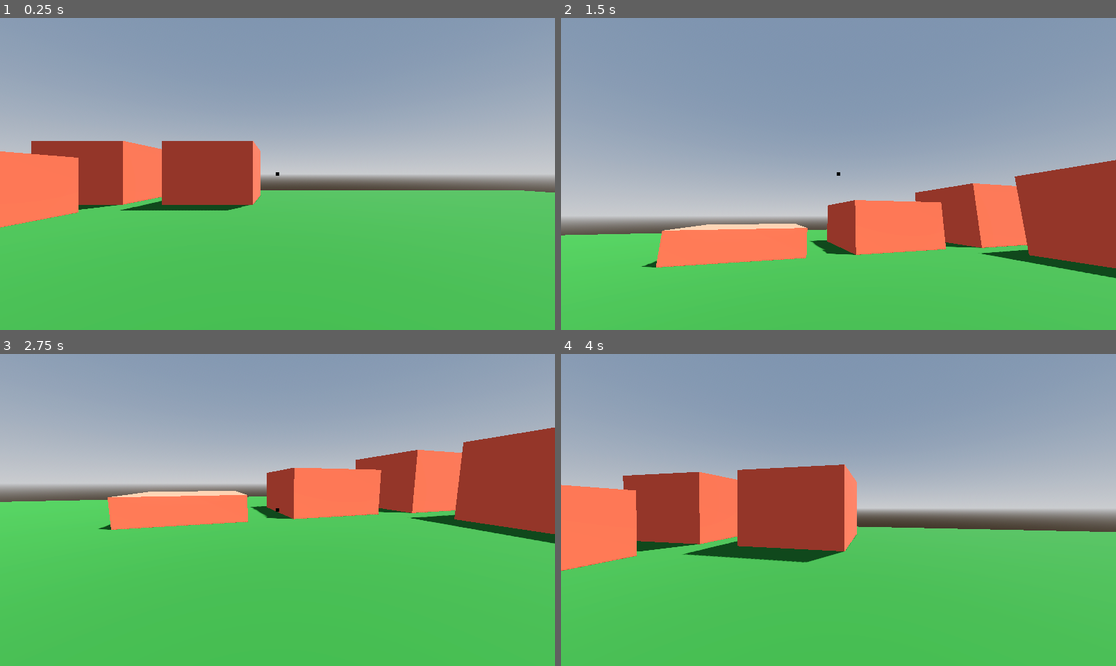
Above: before the commit, frames 1-4 (two rows, left to right).
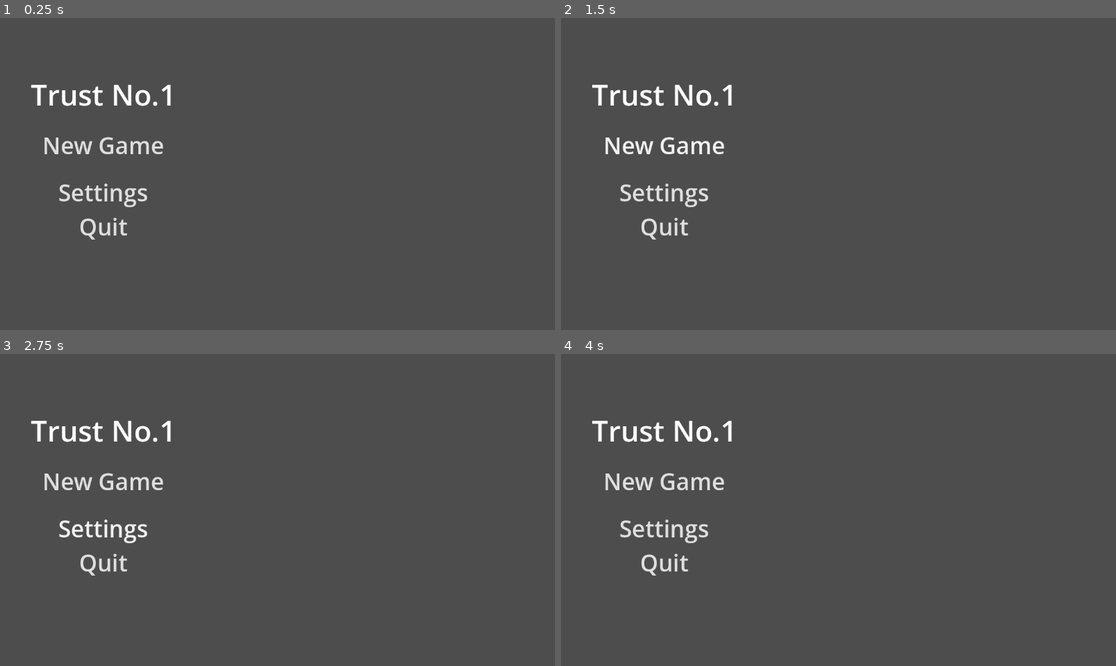
Above: after the commit, the same moments.

Repository: mitchglitchisdabestg/trust-no.-1game-jam
Game: Godot game, scene res://main_menu.tscn
The game is run twice, just before and just after one commit, with the same random seed, the same clock (stepped at 60 frames per second) and the same inputs. Before the commit the project starts from res://Scenes/world/world.tscn.
Inputs (mouse positions are in pixels of both pictures, inside the frame that each line leads up to):
- Up to frame 1 (0.25 s): no input
- Up to frame 2 (1.5 s): click (666, 145) at 0.5 s, where only the run after the commit has a clickable "New Game"; click (666, 145) at 1.25 s, where only the run after the commit has a clickable "New Game"
- Up to frame 3 (2.75 s): click (105, 528) at 2 s, where only the run after the commit has a clickable "Settings"
- Up to frame 4 (4 s): move the mouse to (866, 510) at 2.77 s; hold C (Crouch) 2.78-3.53 s; hold W (Up) from 2.78 s (still down); move the mouse to (810, 510) at 3.52 s; tap Ctrl (MouseLock) at 3.6 s

The runs differ from the first frame. In frame 1, 99% of the frame differs, in the area x 0-100%, y 0-100%; in frame 2, 100%; in frame 3, 99%; in frame 4, 99%.

Commit message:
fixed the main menu screen quit button layout in relation to the other buttons

Diff:
--- a/Scenes/main_menu/main_menu.tscn
+++ b/Scenes/main_menu/main_menu.tscn
@@ -5,7 +5,6 @@
 [ext_resource type="Texture2D" uid="uid://kl4kdx05e6e0" path="res://Assets/Unknown-3.jpg" id="3_jix8l"]
 [ext_resource type="Script" uid="uid://b1x3od4253adb" path="res://Scripts/static_overlay.gd" id="4_jix8l"]
 [ext_resource type="FontFile" uid="uid://b7pmgpt56bw4t" path="res://Assets/Fonts/Press_Start_2P/PressStart2P-Regular.ttf" id="5_glbon"]
-
 
 [sub_resource type="CanvasItemMaterial" id="CanvasItemMaterial_glbon"]
 blend_mode = 1
@@ -112,6 +111,9 @@
 theme_override_styles/focus = SubResource("StyleBoxEmpty_0o4t1")
 text = "Settings"
 
+[node name="Label3" type="Label" parent="MarginContainer/VBoxContainer" unique_id=1269603510]
+layout_mode = 2
+
 [node name="Quit" type="Button" parent="MarginContainer/VBoxContainer" unique_id=1296841661]
 layout_mode = 2
 theme_override_constants/h_separation = 0
--- a/Scenes/pause_menu/pause_menu.gd
+++ b/Scenes/pause_menu/pause_menu.gd
@@ -6,7 +6,6 @@
 
 # Called when the node enters the scene tree for the first time.
 func _ready() -> void:
-	main_panel.hide()
 	animation_player.play("RESET")
 
 func pause_tree() -> void:
--- a/project.godot
+++ b/project.godot
@@ -11,7 +11,7 @@
 [application]
 
 config/name="Trust no. 1 (brackeys jam 26-2)"
-run/main_scene="uid://cl52hsomas772"
+run/main_scene="uid://butkopq7hpn4x"
 config/features=PackedStringArray("4.6", "Forward Plus")
 config/icon="res://Assets/icon.svg"
 
